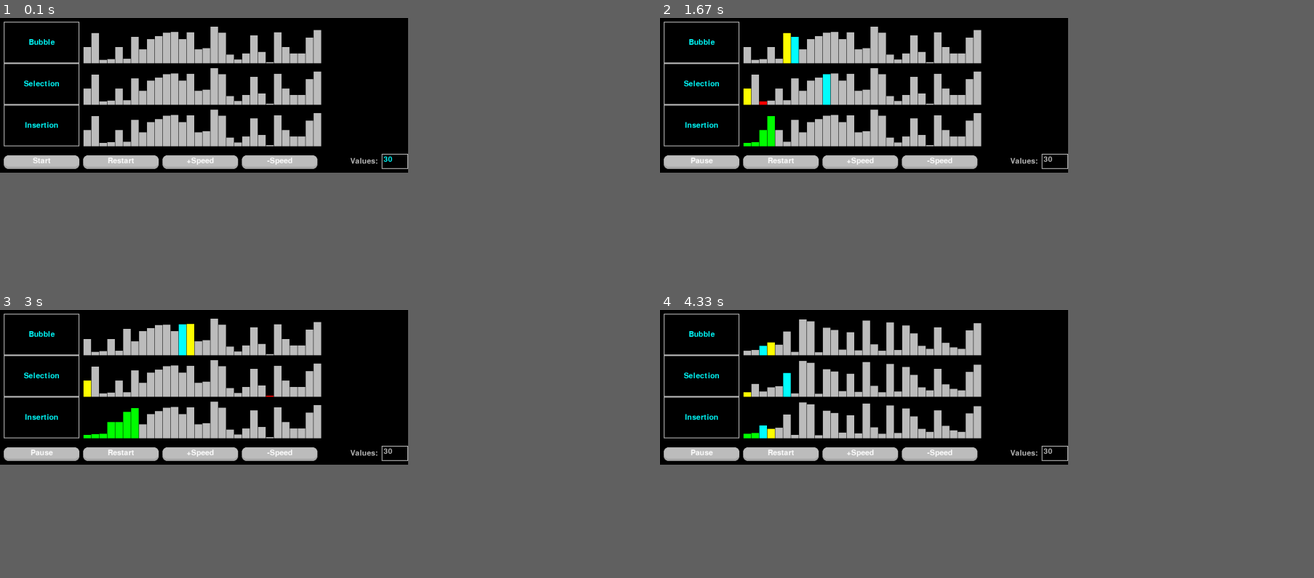
Above: before the commit, frames 1-4 (two rows, left to right).
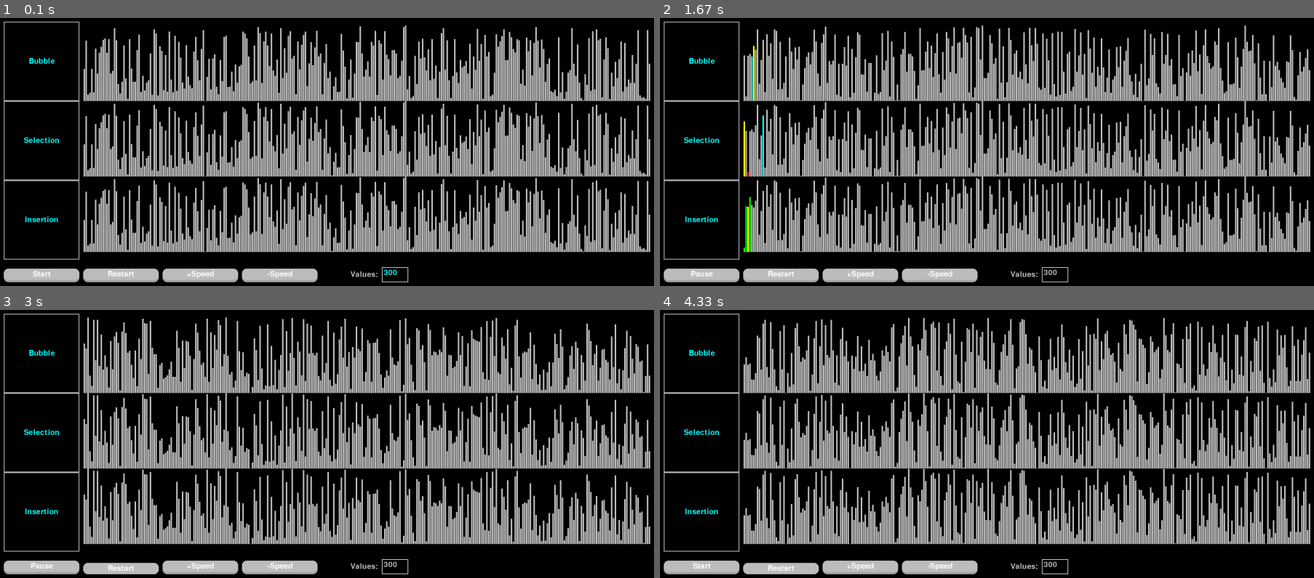
Above: after the commit, the same moments.

Repository: Moontok/Pygame_Practice
Game: pygame game, started from Visual_Sorting/sorting_main.py
Two runs of this game, one before a commit and one after it. Both use one fixed random seed, a clock stepped at 60 frames per second and the inputs below.
Inputs (mouse positions are in pixels of both pictures, inside the frame that each line leads up to):
- Up to frame 1 (0.1 s): no input
- Up to frame 2 (1.67 s): click "Start" at 0.38 s; click "Restart" at 0.72 s; click "Restart" at 1.05 s; click (699, 275) at 1.38 s, where only the run after the commit has a clickable "Start"
- Up to frame 3 (3 s): click "+Speed" at 1.72 s; click "-Speed" at 2.05 s; click "Restart" at 2.93 s
- Up to frame 4 (4.33 s): click "Restart" at 3.27 s; click "Start" at 3.6 s; click "Restart" at 3.93 s; click "Restart" at 4.27 s
In our replay, the window is 561x213 before the commit and 899x369 after it. These sizes can differ from the game's own. Grey fills any space a smaller window leaves; there, only what the larger window draws over its background counts as a difference.

The runs differ from the first frame. In frame 1, 44% of the frame differs, in the area x 0-100%, y 2-99%; in frame 2, 45%; in frame 3, 44%; in frame 4, 44%.

Commit message:
Refactoring

Diff:
--- a/Visual_Sorting/background_scroller.py
+++ b/Visual_Sorting/background_scroller.py
@@ -1,5 +1,6 @@
 import pygame as pg
 import math
+import random
 
 
 class Background:
--- a/Visual_Sorting/game_settings.py
+++ b/Visual_Sorting/game_settings.py
@@ -3,13 +3,13 @@
 
 class GameSettings:
     def __init__(self):
-        self.number_of_values = 30
-        self.value_height = 100
-        self.value_width = 20
+        self.number_of_values = 300
+        self.value_height = 200
+        self.value_width = 4
         self.value_horizontal_padding = 1
         self.value_vertical_padding = 10
         self.window_padding = 10
-        self.sort_speed = 10
+        self.sort_speed = 50
         self.button_width = 200
         self.button_height = 30
         self.label_width = 200
--- a/Visual_Sorting/gui.py
+++ b/Visual_Sorting/gui.py
@@ -158,17 +158,15 @@
         """
 
         self.sorter.sorting = False
-        self.sorter.bubble_sorting = True
-        self.sorter.selection_sorting = True
-        self.sorter.insertion_sorting = True
-        self.sorter.setup_values()
+        for sort in self.sorter.sorts:
+            sort.sorting = True
+        self.sorter.setup_sorts()
         self.gui_elements[0].update_text("Start")
 
     def speed_up(self):
         """Speeds up the frame rate of the sort animation."""
 
-        if self.settings.sort_speed < 300:
-            self.settings.sort_speed += 10
+        self.settings.sort_speed += 10
 
     def slow_down(self):
         """Slows down the frame rate of the sort animation."""
@@ -186,7 +184,7 @@
         self.settings.number_of_values = int(self.gui_elements[-1].text)
         self.sorter.sorting = False
         self.settings.update_screen_size()
-        self.sorter.setup_values()
+        self.sorter.setup_sorts()
         if self.bg != None:
             self.bg.generate_background_tiles()
         pg.display.set_mode((self.settings.screen_width, self.settings.screen_height))
--- a/Visual_Sorting/sorter.py
+++ b/Visual_Sorting/sorter.py
@@ -6,136 +6,123 @@
 class Sorter:
     def __init__(self, settings):
         self.settings = settings
-        self.values = []
-        self.values_for_bubble = []
-        self.values_for_selection = []
-        self.values_for_insertion = []
-        self.bubble_generator = None
-        self.selection_generator = None
-        self.insertion_generator = None
         self.sorting = False
-        self.bubble_sorting = True
-        self.selection_sorting = True
-        self.insertion_sorting = True
+        self.sorts = []
+        self.setup_sorts()
 
-        self.setup_values()
-
-    def setup_values(self):
-        self.values.clear()
+    def setup_sorts(self):
+        values = []
         for _ in range(self.settings.number_of_values):
             height = rm.randint(1, self.settings.value_height)
-            rectangle = Value(height, pg.Color("grey"))
-            self.values.append(rectangle)
+            rectangle = Value(height, self.settings.value_width, pg.Color("grey"))
+            values.append(rectangle)
 
-        self.values_for_bubble = copy.deepcopy(self.values)
-        self.values_for_selection = copy.deepcopy(self.values)
-        self.values_for_insertion = copy.deepcopy(self.values)
+        self.sorts.clear()
+        self.sorts.append(Bubble_Sort(copy.deepcopy(values)))
+        self.sorts.append(Selection_Sort(copy.deepcopy(values)))
+        self.sorts.append(Insertion_Sort(copy.deepcopy(values)))
 
-        self.bubble_generator = self.bubble_sort()
-        self.selection_generator = self.selection_sort()
-        self.insertion_generator = self.insertion_sort()
+class Sort:
+    def __init__(self, values):
+        self.values = copy.deepcopy(values)
+        self.sorting = True
+        self.generator = self.sort()
 
-    def draw_bubble(self, screen, x, y):
-        for rectangle in self.values_for_bubble:
-            rectangle.draw(screen, x, y, self.settings.value_width)
-            x += self.settings.value_width + self.settings.value_horizontal_padding
+    def draw(self, screen, x, y, padding):
+        for rectangle in self.values:
+            rectangle.draw(screen, x, y)
+            x += rectangle.width + padding
 
-    def draw_selection(self, screen, x, y):
-        for rectangle in self.values_for_selection:
-            rectangle.draw(screen, x, y, self.settings.value_width)
-            x += self.settings.value_width + self.settings.value_horizontal_padding
 
-    def draw_insertion(self, screen, x, y):
-        for rectangle in self.values_for_insertion:
-            rectangle.draw(screen, x, y, self.settings.value_width)
-            x += self.settings.value_width + self.settings.value_horizontal_padding
+class Bubble_Sort(Sort):
+    def __init__(self, values):
+        Sort.__init__(self, values)
 
-    def draw_quick(self, screen, x, y):
-        for rectangle in self.values_for_quicksort:
-            rectangle.draw(screen, x, y, self.settings.value_width)
-            x += self.settings.value_width + self.settings.value_horizontal_padding
-
-    def bubble_sort(self):
+    def sort(self):
         done = False
         sorted = 0
 
         while not done:
             yield True  #############
             done = True
-            self.values_for_bubble[-sorted - 1].color = pg.Color("grey")  #############
-            for k in range(len(self.values_for_bubble) - sorted - 1):
+            self.values[-sorted - 1].color = pg.Color("grey")  #############
+            for k in range(len(self.values) - sorted - 1):
                 yield True
                 if k > 0:  #############
-                    self.values_for_bubble[k - 1].color = pg.Color("grey")  #############
-                self.values_for_bubble[k].color = pg.Color("yellow")  #############
-                self.values_for_bubble[k + 1].color = pg.Color("cyan")  #############
-                if self.values_for_bubble[k].height > self.values_for_bubble[k + 1].height:
+                    self.values[k - 1].color = pg.Color("grey")  #############
+                self.values[k].color = pg.Color("yellow")  #############
+                self.values[k + 1].color = pg.Color("cyan")  #############
+                if self.values[k].height > self.values[k + 1].height:
                     yield True  #############
-                    self.swap(self.values_for_bubble, k, k + 1)
+                    self.values[k], self.values[k + 1] = self.values[k + 1], self.values[k]
                     done = False
             sorted += 1
-            self.values_for_bubble[-sorted].color = pg.Color("green")  #############
+            self.values[-sorted].color = pg.Color("green")  #############
 
-        if sorted < len(self.values_for_bubble):  #############
+        if sorted < len(self.values):  #############
             yield True  #############
-            for i in range(len(self.values_for_bubble) - sorted):  #############
-                self.values_for_bubble[i].color = pg.Color("green")  #############
+            for i in range(len(self.values) - sorted):  #############
+                self.values[i].color = pg.Color("green")  #############
         yield False  #############
 
-    def selection_sort(self):
-        for i in range(len(self.values_for_selection)):
+
+class Selection_Sort(Sort):
+    def __init__(self, values):
+        Sort.__init__(self, values)
+
+    def sort(self):
+        for i in range(len(self.values)):
             yield True  #############
             best = i
-            self.values_for_selection[-1].color = pg.Color("grey")  #############
-            self.values_for_selection[i].color = pg.Color("yellow")  #############
-            for j in range(i + 1, len(self.values_for_selection)):
+            self.values[-1].color = pg.Color("grey")  #############
+            self.values[i].color = pg.Color("yellow")  #############
+            for j in range(i + 1, len(self.values)):
                 yield True  #############
                 if j - 1 > i and j - 1 != best:  #############
-                    self.values_for_selection[j - 1].color = pg.Color("grey")  #############
-                self.values_for_selection[j].color = pg.Color("cyan")  #############
-                if self.values_for_selection[j].height < self.values_for_selection[best].height:
+                    self.values[j - 1].color = pg.Color("grey")  #############
+                self.values[j].color = pg.Color("cyan")  #############
+                if self.values[j].height < self.values[best].height:
                     if best != i:  #############
-                        self.values_for_selection[best].color = pg.Color("grey")  #############
+                        self.values[best].color = pg.Color("grey")  #############
                     best = j
                     if best != i:  #############
-                        self.values_for_selection[best].color = pg.Color("red")  #############
+                        self.values[best].color = pg.Color("red")  #############
             yield True  #############
-            self.swap(self.values_for_selection, i, best)
-            self.values_for_selection[i].color = pg.Color("green")  #############
+            self.values[i], self.values[best] = self.values[best], self.values[i]
+            self.values[i].color = pg.Color("green")  #############
             if best != i:
-                self.values_for_selection[best].color = pg.Color("grey")  #############
+                self.values[best].color = pg.Color("grey")  #############
         yield False  #############
 
-    def insertion_sort(self):
-        self.values_for_insertion[0].color = pg.Color("green")
-        for j in range(1, len(self.values_for_insertion)):
+
+class Insertion_Sort(Sort):
+    def __init__(self, values):
+        Sort.__init__(self, values)
+
+    def sort(self):
+        self.values[0].color = pg.Color("green")
+        for j in range(1, len(self.values)):
             yield True  #############
             k = j - 1
-            self.values_for_insertion[j].color = pg.Color("yellow")  #############
-            while k >= 0 and self.values_for_insertion[k].height > self.values_for_insertion[k + 1].height:
+            self.values[j].color = pg.Color("yellow")  #############
+            while k >= 0 and self.values[k].height > self.values[k + 1].height:
                 yield True  #############
-                self.values_for_insertion[k].color = pg.Color("cyan")  #############
+                self.values[k].color = pg.Color("cyan")  #############
                 yield True  #############
-                self.swap(self.values_for_insertion, k, k + 1)
-                self.values_for_insertion[k + 1].color = pg.Color("green")  #############
-                self.values_for_insertion[k].color = pg.Color("yellow")  #############
+                self.values[k], self.values[k + 1] = self.values[k + 1], self.values[k]
+                self.values[k + 1].color = pg.Color("green")  #############
+                self.values[k].color = pg.Color("yellow")  #############
                 k -= 1
-            self.values_for_insertion[k + 1].color = pg.Color("green")  #############
+            self.values[k + 1].color = pg.Color("green")  #############
         yield False  #############
-
-    def swap(self, values, i, j):
-        """ Swap values[i] with values[j] inside of list values. """
-
-        temp = values[i]
-        values[i] = values[j]
-        values[j] = temp
 
 
 class Value:
-    def __init__(self, height, color):
+    def __init__(self, height, width, color):
         self.height = height
+        self.width = width
         self.color = color
 
-    def draw(self, screen, x, y, width):
+    def draw(self, screen, x, y):
 
-        pg.draw.rect(screen, self.color, [x, y - self.height, width, self.height])
+        pg.draw.rect(screen, self.color, [x, y - self.height, self.width, self.height])
--- a/Visual_Sorting/sorting_main.py
+++ b/Visual_Sorting/sorting_main.py
@@ -17,7 +17,7 @@
     clock = pg.time.Clock()
     # bg = Background("images/space_bg.png", -1, -1, settings)
     # bg = Background("images/background.png", 1, 1, settings)
-    # bg = Background("images/test_bg.png", -1, -1, settings)
+    # bg = Background("images/test_bg.png", 1, -1, settings)
 
     gui = GUI(settings, screen, sorter)
 
@@ -37,26 +37,15 @@
             gui_element.draw(screen)
 
         if sorter.sorting:
-            if sorter.bubble_sorting:
-                sorter.bubble_sorting = next(sorter.bubble_generator)
-            if sorter.selection_sorting:
-                sorter.selection_sorting = next(sorter.selection_generator)
-            if sorter.insertion_sorting:
-                sorter.insertion_sorting = next(sorter.insertion_generator)
-        sorter.draw_bubble(
+            for sort in sorter.sorts:
+                if sort.sorting:
+                    sort.sorting = next(sort.generator)
+        for i, sort in enumerate(sorter.sorts):
+            sort.draw(
             screen,
             settings.value_horizontal_padding + settings.label_width + settings.window_padding * 2,
-            settings.value_height + settings.value_vertical_padding + settings.window_padding
-        )
-        sorter.draw_selection(
-            screen,
-            settings.value_horizontal_padding + settings.label_width + settings.window_padding * 2,
-            2 * (settings.value_height + settings.value_vertical_padding) + settings.window_padding
-        )
-        sorter.draw_insertion(
-            screen,
-            settings.value_horizontal_padding + settings.label_width + settings.window_padding * 2,
-            3 * (settings.value_height + settings.value_vertical_padding) + settings.window_padding
+            (i + 1) * settings.value_height + settings.value_vertical_padding + settings.window_padding,
+            settings.value_horizontal_padding
         )
 
         pg.display.update()
Binary file added: Visual_Sorting/images/stars1.png
Binary file added: Visual_Sorting/images/stars2.png
Binary file added: Visual_Sorting/images/stars3.png
Binary file added: Visual_Sorting/images/stars4.png
